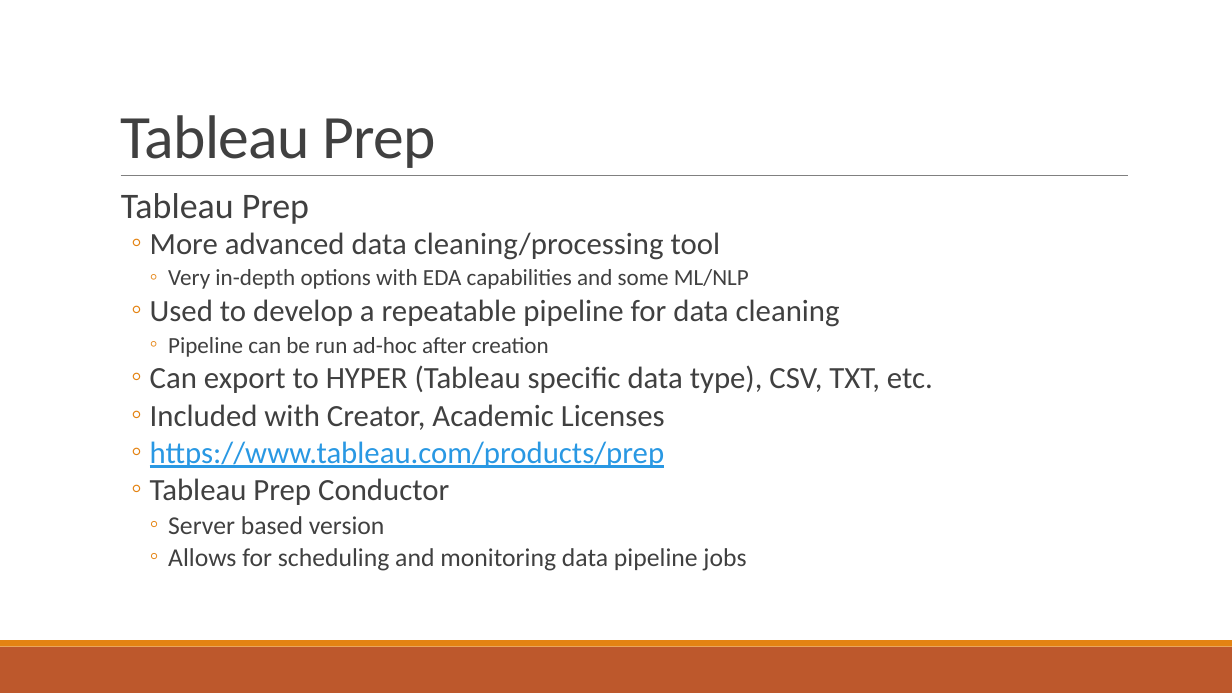
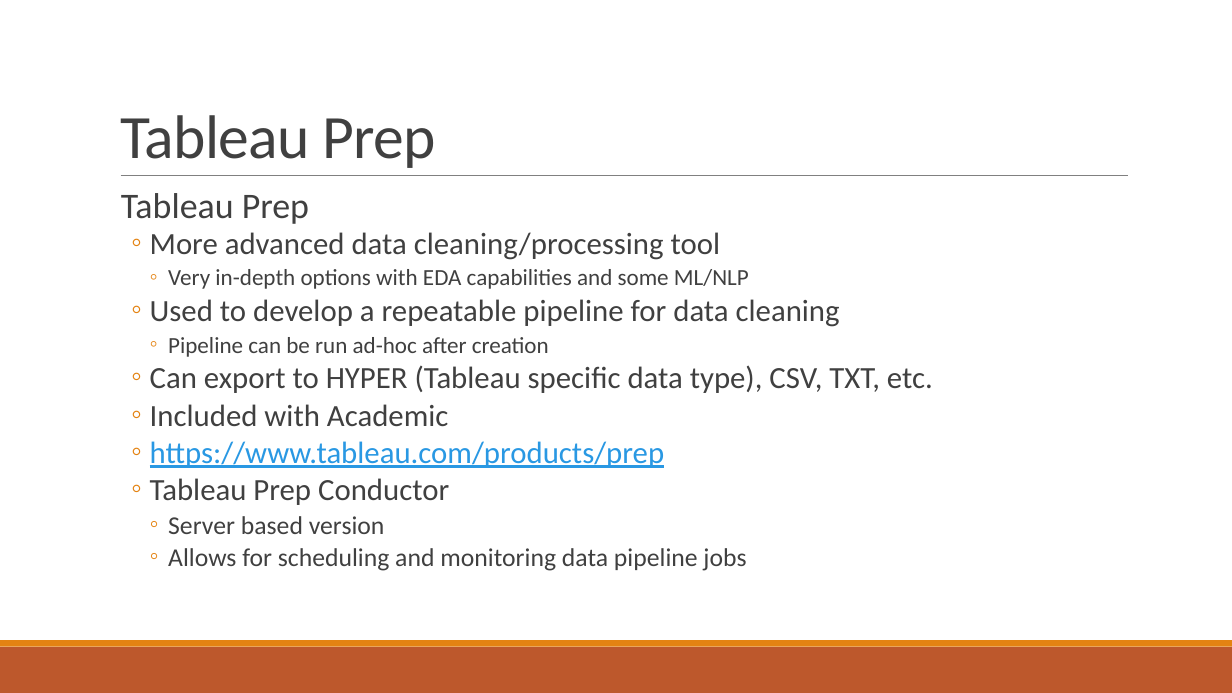
Before and after one commit to ConnorJPSmith/TableauWorkshop, a slide deck: slide 35 of Data Exploration and Visualization with Tableau.pptx (slide 34 before the commit). Drawn at 1232x693 pixels with LibreOffice and Linux fonts; fonts in the diff are those of the drawing. Boxes give left, top, right and bottom in pixels: in the first picture for what was removed or moved away, otherwise in the second. Text is boxed around its words. In the diff, an @@ line names an element or a change of style, - is before the commit and + after.

Commit message:
Update Data Exploration and Visualization with Tableau.pptx
updated powerpoint

```diff
--- a/Data Exploration and Visualization with Tableau.pptx
+++ b/Data Exploration and Visualization with Tableau.pptx
@@ text at <box>150,404,448,426</box>: text changed @@
-  ◦ Included with Creator, Academic Licenses
+  ◦ Included with Academic
```
Also in this commit, not shown: 6 other slides changed, 1 slide added.
